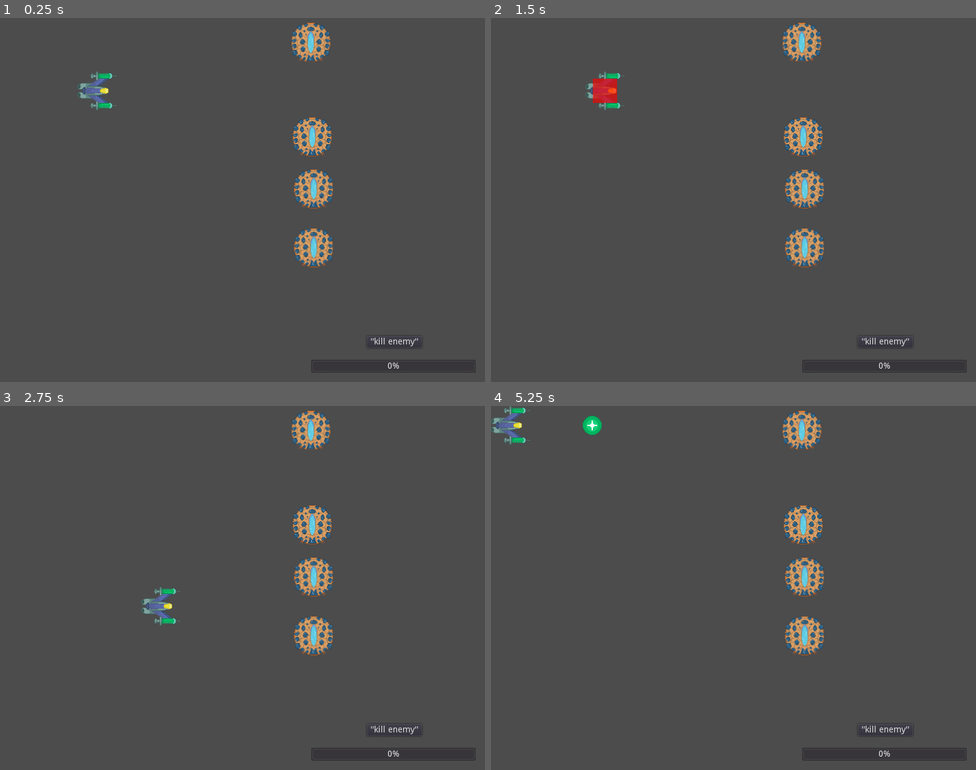
Above: before the commit, frames 1-4 (two rows, left to right).
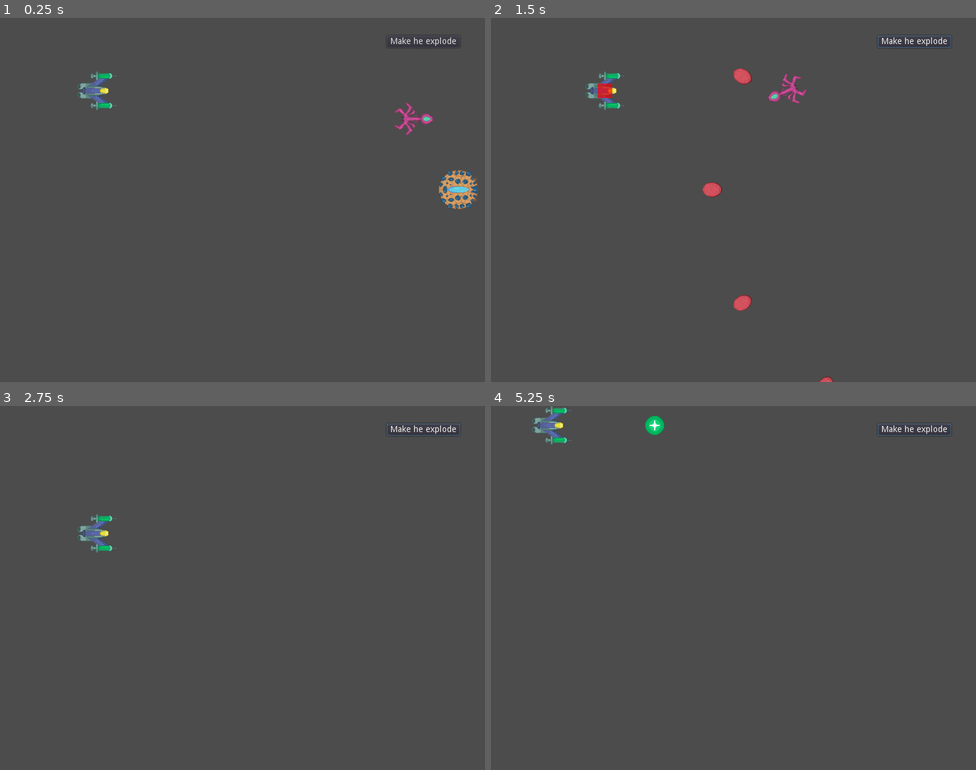
Above: after the commit, the same moments.

Repository: Yerdun/Pathogen
Game: Godot game, scene res://Assets/Scenes/Test Scenes/Enemy Tester.tscn
Two runs of this game, one before a commit and one after it. Both use one fixed random seed, a clock stepped at 60 frames per second and the inputs below. Before the commit the project starts from res://Assets/Scenes/Test Scenes/Copy Tester.tscn.
Inputs (mouse positions are in pixels of both pictures, inside the frame that each line leads up to):
- Up to frame 1 (0.25 s): no input
- Up to frame 2 (1.5 s): click (912, 39) at 0.5 s, where only the run after the commit has a clickable "Make he explode"; move the mouse to (840, 181) at 1.27 s; hold Right (ui_right) from 1.28 s (still down); hold Shift (control_focus) from 1.28 s (still down)
- Up to frame 3 (2.75 s): move the mouse to (145, 606) at 2.02 s; release Right (ui_right) at 2.03 s; release Shift (control_focus) at 2.03 s; hold Down (ui_down) from 2.03 s (still down); tap B (copy) at 2.1 s
- Up to frame 4 (5.25 s): move the mouse to (782, 507) at 2.77 s; release Down (ui_down) at 2.78 s; hold Right (ui_right) 2.78-3.53 s; hold Space (shoot) 2.78-3.53 s; move the mouse to (709, 660) at 3.52 s; hold Up (ui_up) 3.53-4.28 s; tap Shift (control_focus) at 3.6 s; move the mouse to (879, 642) at 4.27 s; hold B (copy) 4.28-5.03 s; hold Left (ui_left) from 4.28 s (still down); move the mouse to (588, 533) at 5.02 s; tap Space (shoot) at 5.1 s

The runs differ from the first frame. In frame 1, 4.0% of the frame differs, in the area x 60-99%, y 1-98%; in frame 2, 4.0%; in frame 3, 3.9%; in frame 4, 4.3%, in the area x 0-98%, y 0-98%.

Commit message:
Minor changes Hitbox size edits, game over routine, modified file heirarchy

Diff:
--- a/Assets/Scenes/Bullet/Copy Bullet/Copy Bullet.tscn
+++ b/Assets/Scenes/Bullet/Copy Bullet/Copy Bullet.tscn
@@ -4,7 +4,7 @@
 [ext_resource path="res://Assets/Scenes/Bullet/Copy Bullet/Copy Bullet.gd" type="Script" id=2]
 
 [sub_resource type="RectangleShape2D" id=1]
-extents = Vector2( 12.3952, 15.7948 )
+extents = Vector2( 12, 16 )
 
 [node name="Copy Bullet" type="Area2D"]
 script = ExtResource( 2 )
--- a/Assets/Scenes/Bullet/Enemy Bullet/Enemy Bullet.gd
+++ b/Assets/Scenes/Bullet/Enemy Bullet/Enemy Bullet.gd
@@ -1,4 +1,4 @@
-extends Area2D
+extends KinematicBody2D
 
 
 # Declare member variables here. Examples:
--- a/Assets/Scenes/Bullet/Enemy Bullet/Enemy Bullet.tscn
+++ b/Assets/Scenes/Bullet/Enemy Bullet/Enemy Bullet.tscn
@@ -4,10 +4,9 @@
 [ext_resource path="res://Assets/Scenes/Bullet/Enemy Bullet/Enemy Bullet.gd" type="Script" id=2]
 
 [sub_resource type="CapsuleShape2D" id=1]
-radius = 12.0055
-height = 8.4684
+height = 8.0
 
-[node name="Enemy Bullet" type="Area2D"]
+[node name="Enemy Bullet" type="KinematicBody2D"]
 script = ExtResource( 2 )
 speed = 400
 
--- /dev/null
+++ b/Assets/Scenes/Bullet/Enemy Bullet/Enemy Piercing Bullet.tscn
@@ -0,0 +1,15 @@
+[gd_scene load_steps=4 format=2]
+
+[ext_resource path="res://Assets/Scenes/Bullet/Enemy Bullet/Enemy Bullet.tscn" type="PackedScene" id=1]
+[ext_resource path="res://Assets/Sprites/Projectiles/enemy_piercing_shot.png" type="Texture" id=2]
+
+[sub_resource type="RectangleShape2D" id=1]
+extents = Vector2( 8, 16 )
+
+[node name="Enemy Piercing Bullet" instance=ExtResource( 1 )]
+
+[node name="Sprite" parent="." index="0"]
+texture = ExtResource( 2 )
+
+[node name="Hitbox" parent="." index="1"]
+shape = SubResource( 1 )
--- a/Assets/Scenes/Enemy/Basic Enemy/Enemy.tscn
+++ b/Assets/Scenes/Enemy/Basic Enemy/Enemy.tscn
@@ -4,11 +4,12 @@
 [ext_resource path="res://Assets/Scenes/Enemy/Basic Enemy/Enemy.gd" type="Script" id=2]
 
 [sub_resource type="RectangleShape2D" id=1]
-extents = Vector2( 31.0658, 31.3185 )
+extents = Vector2( 32, 32 )
 
 [node name="Enemy" type="RigidBody2D" groups=[
 "enemies",
 ]]
+z_index = 1
 gravity_scale = 0.0
 script = ExtResource( 2 )
 __meta__ = {
@@ -16,6 +17,7 @@
 }
 
 [node name="Hitbox" type="CollisionShape2D" parent="."]
+z_index = 1
 shape = SubResource( 1 )
 
 [node name="Sprite" type="Sprite" parent="."]
--- a/Assets/Scenes/Enemy/Piercer Enemy/Piercer Enemy.gd
+++ b/Assets/Scenes/Enemy/Piercer Enemy/Piercer Enemy.gd
@@ -8,7 +8,7 @@
 
 # Called when the node enters the scene tree for the first time.
 func _ready():
-	pass # Replace with function body.
+	$"Hitbox".shape.extents = Vector2(32,24)
 
 
 # Called every frame. 'delta' is the elapsed time since the previous frame.
--- a/Assets/Scenes/Player/Player.gd
+++ b/Assets/Scenes/Player/Player.gd
@@ -50,12 +50,15 @@
 		$"Bullet Control".CurrentCharge = $"Bullet Control".MaxCharge	# Max copy charge if colliding with copy charger
 		body.queue_free()	# Remove body
 
-	else:	# If colliding with anything else (enemy, bullet)
+	elif is_dead == false:	# If colliding with anything else eg. enemy, bullet, die (don't allow dying while respawning)
 		lives -= 1	# Subtract one life
 		$PlayerAnimation.play("death")	# Play death animation (placeholder blank)
 		is_dead = true	# Set is_dead variable to true, to lock control
 		yield(get_tree().create_timer(0.5), "timeout")	# Wait half a second
-		position.x = 160	# Reset player position (temporarily the Player node position defaults, change later)
-		position.y = 120
-		$PlayerAnimation.play("default")	# Return to default animation
-		is_dead = false	# Change is_dead to false to regain control
+		if lives >= 1:	# When player still has lives
+			position.x = 160	# Reset player position (temporarily the Player node position defaults, change later)
+			position.y = 120
+			$PlayerAnimation.play("default")	# Return to default animation
+			is_dead = false	# Change is_dead to false to regain control
+		else:	# Game over routine
+			print("game over yeah")
--- a/Assets/Scenes/Player/Player.tscn
+++ b/Assets/Scenes/Player/Player.tscn
@@ -32,7 +32,7 @@
 } ]
 
 [sub_resource type="RectangleShape2D" id=3]
-extents = Vector2( 20, 20 )
+extents = Vector2( 12, 12 )
 
 [node name="Player" type="Area2D"]
 position = Vector2( 160, 120 )
--- a/Assets/Scenes/Test Scenes/Enemy Tester.tscn
+++ b/Assets/Scenes/Test Scenes/Enemy Tester.tscn
@@ -1,40 +1,16 @@
-[gd_scene load_steps=3 format=2]
+[gd_scene load_steps=5 format=2]
 
 [ext_resource path="res://Assets/Scenes/Enemy/Bomb Enemy/Bomb Enemy.tscn" type="PackedScene" id=1]
 [ext_resource path="res://Assets/Scenes/Test Scenes/Enemy Tester.gd" type="Script" id=2]
+[ext_resource path="res://Assets/Scenes/Enemy/Piercer Enemy/Piercer Enemy.tscn" type="PackedScene" id=3]
+[ext_resource path="res://Assets/Scenes/Player/Player.tscn" type="PackedScene" id=4]
 
 [node name="Node" type="Node"]
 script = ExtResource( 2 )
 
 [node name="Bomb Enemy" parent="." instance=ExtResource( 1 )]
-position = Vector2( 479.23, 524.877 )
-
-[node name="Bomb Enemy10" parent="." instance=ExtResource( 1 )]
-position = Vector2( 448.23, 161.877 )
-
-[node name="Bomb Enemy9" parent="." instance=ExtResource( 1 )]
-position = Vector2( 491.23, 353.877 )
-
-[node name="Bomb Enemy2" parent="." instance=ExtResource( 1 )]
-position = Vector2( 710.23, 371.877 )
-
-[node name="Bomb Enemy3" parent="." instance=ExtResource( 1 )]
-position = Vector2( 726.23, 239.877 )
-
-[node name="Bomb Enemy4" parent="." instance=ExtResource( 1 )]
-position = Vector2( 624.23, 458.877 )
-
-[node name="Bomb Enemy5" parent="." instance=ExtResource( 1 )]
-position = Vector2( 745.23, 488.877 )
-
-[node name="Bomb Enemy6" parent="." instance=ExtResource( 1 )]
-position = Vector2( 613.23, 173.877 )
-
-[node name="Bomb Enemy7" parent="." instance=ExtResource( 1 )]
-position = Vector2( 612.23, 355.877 )
-
-[node name="Bomb Enemy8" parent="." instance=ExtResource( 1 )]
-position = Vector2( 703.23, 108.877 )
+position = Vector2( 770.23, 282.877 )
+z_index = 0
 
 [node name="Button" type="Button" parent="."]
 margin_left = 637.797
@@ -46,4 +22,9 @@
 "_edit_use_anchors_": false
 }
 
+[node name="Enemy" parent="." instance=ExtResource( 3 )]
+position = Vector2( 760.695, 166.336 )
+
+[node name="Player" parent="." instance=ExtResource( 4 )]
+
 [connection signal="pressed" from="Button" to="." method="_on_Button_pressed"]
--- a/Assets/Scenes/Test Scenes/fun times.tscn
+++ /dev/null
@@ -1,26 +0,0 @@
-[gd_scene load_steps=4 format=2]
-
-[ext_resource path="res://Assets/Scenes/Enemy/Bomb Enemy/Bomb Enemy.tscn" type="PackedScene" id=1]
-[ext_resource path="res://Assets/Scenes/Test Scenes/Enemy Tester.gd" type="Script" id=2]
-[ext_resource path="res://Assets/Scenes/Enemy/Piercer Enemy/Piercer Enemy.tscn" type="PackedScene" id=3]
-
-[node name="Node" type="Node"]
-script = ExtResource( 2 )
-
-[node name="Bomb Enemy" parent="." instance=ExtResource( 1 )]
-position = Vector2( 770.23, 282.877 )
-
-[node name="Button" type="Button" parent="."]
-margin_left = 637.797
-margin_top = 28.6055
-margin_right = 758.797
-margin_bottom = 48.6055
-text = "Make he explode"
-__meta__ = {
-"_edit_use_anchors_": false
-}
-
-[node name="Enemy" parent="." instance=ExtResource( 3 )]
-position = Vector2( 760.695, 166.336 )
-
-[connection signal="pressed" from="Button" to="." method="_on_Button_pressed"]
--- a/project.godot
+++ b/project.godot
@@ -11,7 +11,7 @@
 [application]
 
 config/name="Pathogen"
-run/main_scene="res://Assets/Scenes/Test Scenes/Copy Tester.tscn"
+run/main_scene="res://Assets/Scenes/Test Scenes/Enemy Tester.tscn"
 config/icon="res://icon.png"
 
 [display]
Binary file changed: Assets/Scenes/Player/FocusHitbox.png
Binary file added: Assets/Sprites/Projectiles/enemy_piercing_shot.png
Not shown, added: Assets/Sprites/Projectiles/enemy_piercing_shot.png.import
